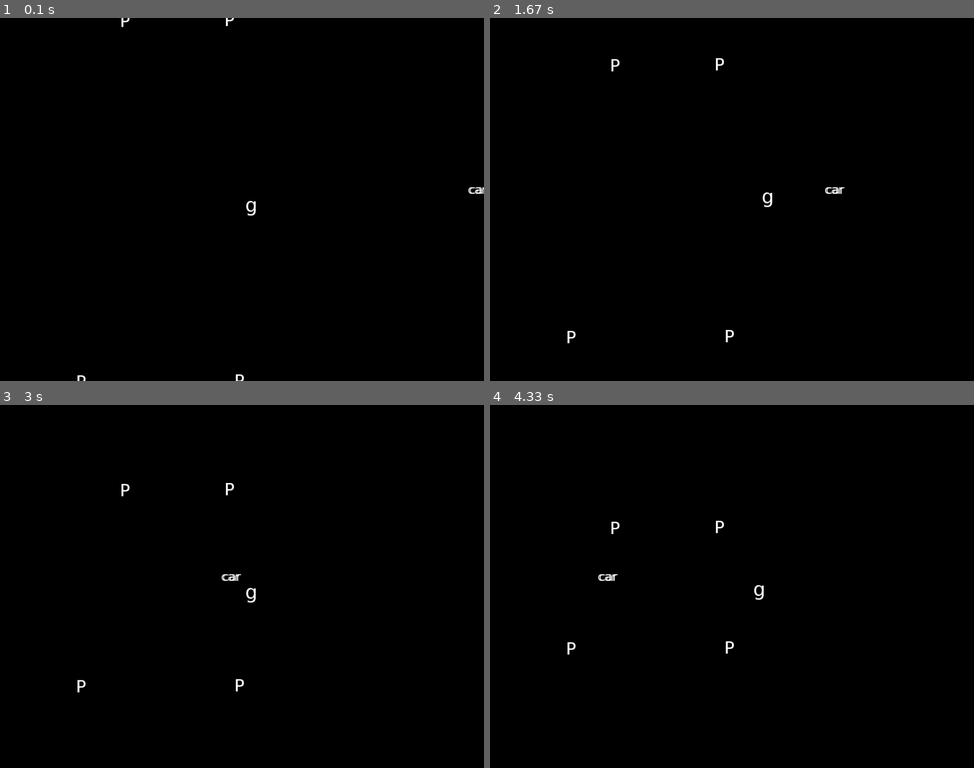
Above: before the commit, frames 1-4 (two rows, left to right).
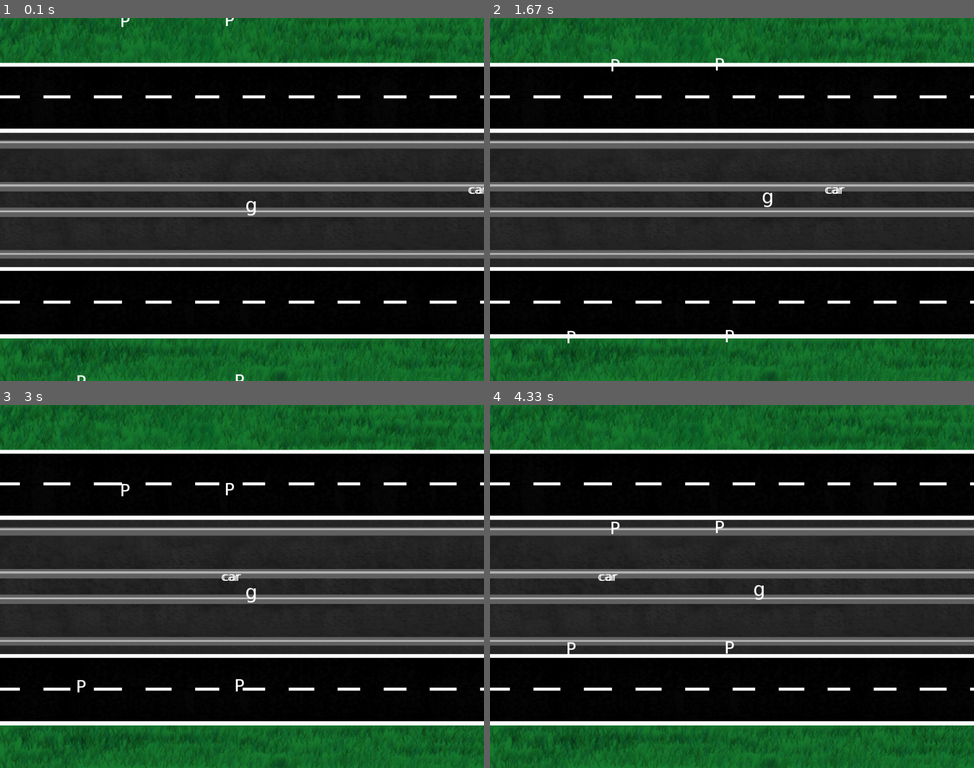
Above: after the commit, the same moments.

Repository: DanielKinsman/ghost-safety-squad-tigjamau
Game: pygame game, started from game.py
The game is run twice, just before and just after one commit, with the same random seed, the same clock (stepped at 60 frames per second) and the same inputs. The source is Python 2; it was converted automatically to run under Python 3.
Inputs:
- Up to frame 1 (0.1 s): no input
- Up to frame 2 (1.67 s): hold D 0.33-0.8 s; hold W 0.83-1.13 s; hold D 1.17-1.63 s
- Up to frame 3 (3 s): hold A 1.67-2.2 s; hold S 2.23-2.53 s; hold A 2.57-2.97 s
- Up to frame 4 (4.33 s): hold W 3-3.37 s; hold D 3.4-4.03 s; hold S from 4.07 s (still down)

The runs differ from the first frame. In frame 1, 67% of the frame differs, in the area x 0-100%, y 0-100%; in frame 2, 67%; in frame 3, 67%; in frame 4, 67%.

Commit message:
Background in the game

Diff:
--- a/game.py
+++ b/game.py
@@ -87,9 +87,12 @@
 
     def __init__(self):
         self.screen = pygame.display.set_mode((Game.WIDTH, Game.HEIGHT))
+        #self.screen = pygame.display.set_mode((Game.WIDTH, Game.HEIGHT), pygame.FULLSCREEN | pygame.DOUBLEBUF | pygame.HWSURFACE)
 
         pygame.mixer.init()
         self.splat = pygame.mixer.Sound("sound/splat.ogg")
+
+        self.background = pygame.image.load("images/background.png")
 
         self.carimage = pygame.image.load('images/car.png')
         self.carGroup = pygame.sprite.RenderUpdates()
@@ -118,7 +121,9 @@
         self.possessToggle = False
         self.bail = False
         while not self.bail:
-            deltat = clock.tick(60)
+            elapsed = clock.tick(60)
+            if elapsed > 16:
+                print("frametime:%(elapsed)03d" % {'elapsed': elapsed})
 
             #input
             self.processInput()
@@ -136,7 +141,7 @@
             self.spawnCars()
 
             #render
-            self.screen.fill((0,0,0))
+            self.screen.blit(self.background, (0, 0))
             self.carGroup.draw(self.screen)
             self.playerGroup.draw(self.screen)
             self.personGroup.draw(self.screen)
Binary file added: images/background.png
Not shown, changed: .gitignore
